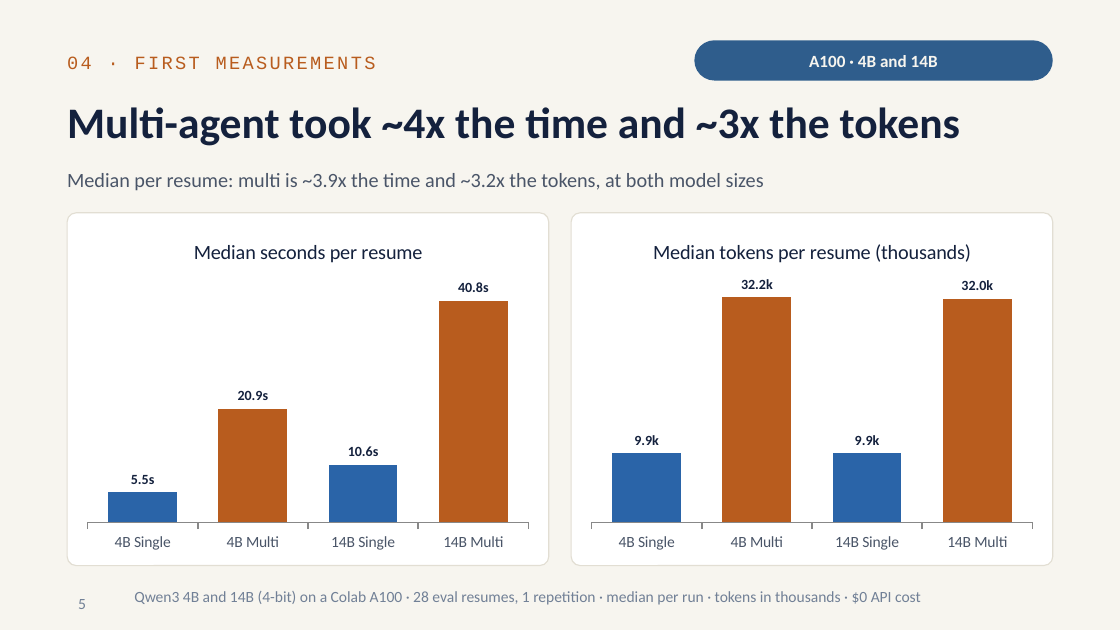
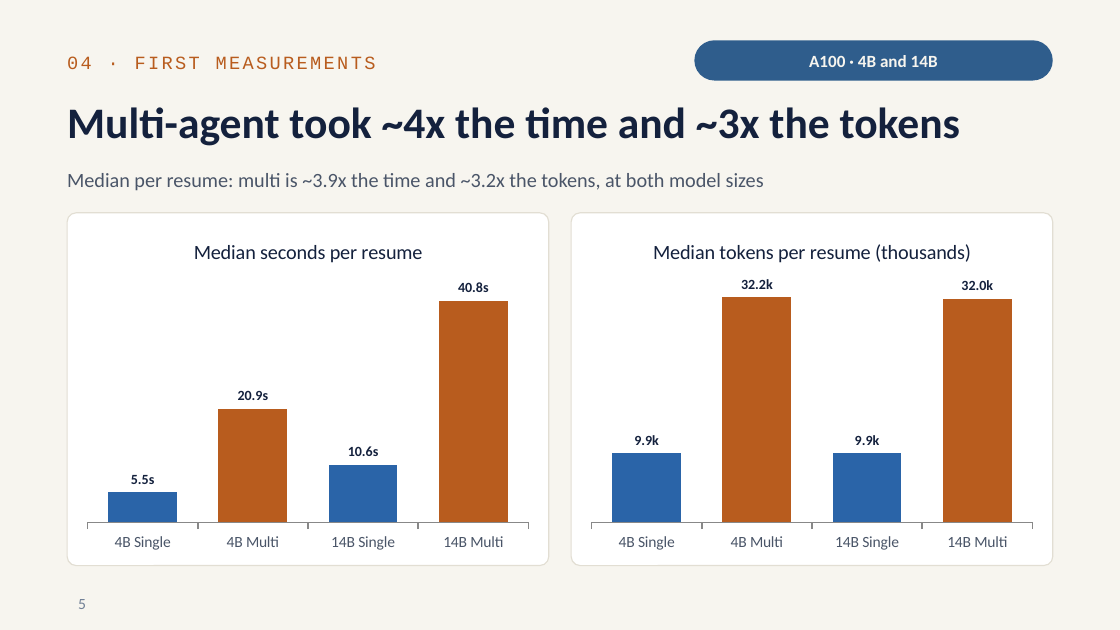
Before and after one commit to RitvikNeerattil/agentic_resume_matcher, a slide deck: slide 5 of progress_update_2026-10.pptx. Drawn at 1120x630 pixels with LibreOffice and Linux fonts; fonts in the diff are those of the drawing. Boxes give left, top, right and bottom in pixels: in the first picture for what was removed or moved away, otherwise in the second. Text is boxed around its words. In the diff, an @@ line names an element or a change of style, - is before the commit and + after.

```diff
--- a/progress_update_2026-10.pptx
+++ b/progress_update_2026-10.pptx
@@ text removed at [134, 591, 921, 605] @@
-Qwen3 4B and 14B (4-bit) on a Colab A100 · 28 eval resumes, 1 repetition · median per run · tokens in thousands · $0 API cost
```
Also in this commit, not shown: 5 other slides changed.
